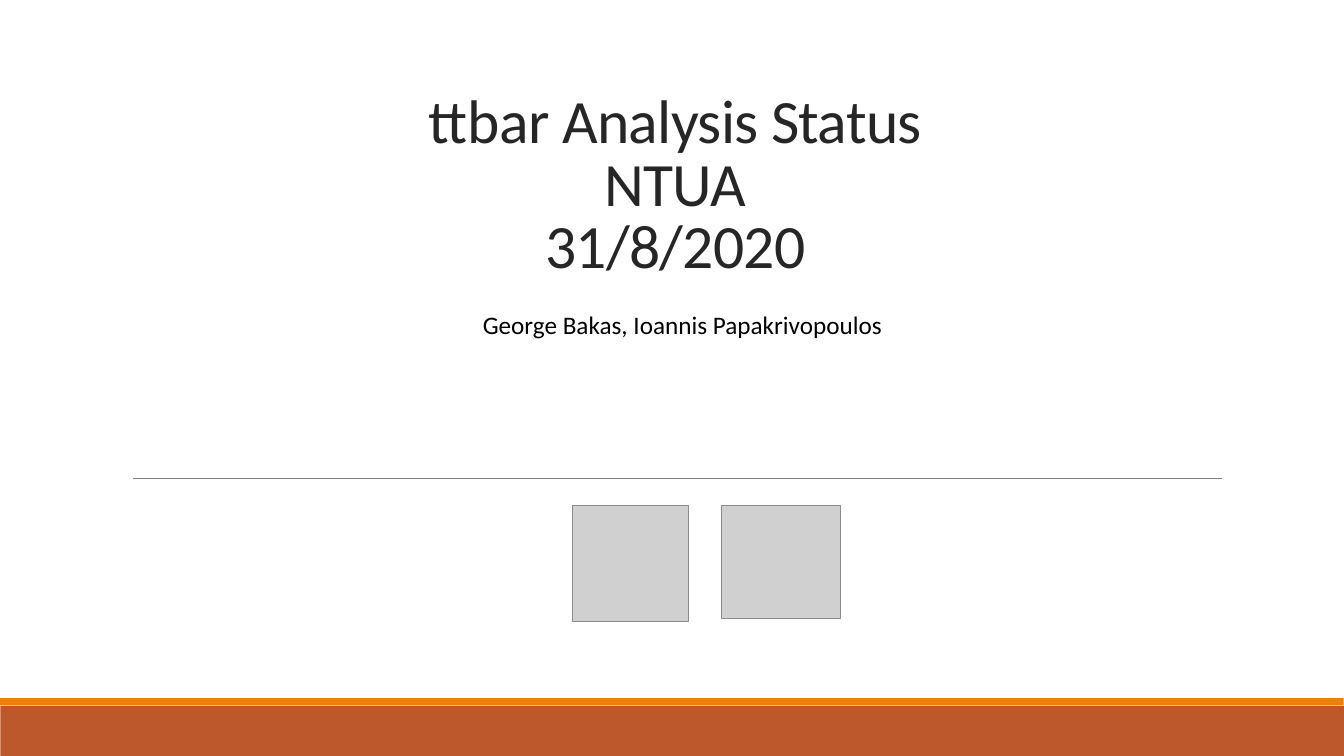
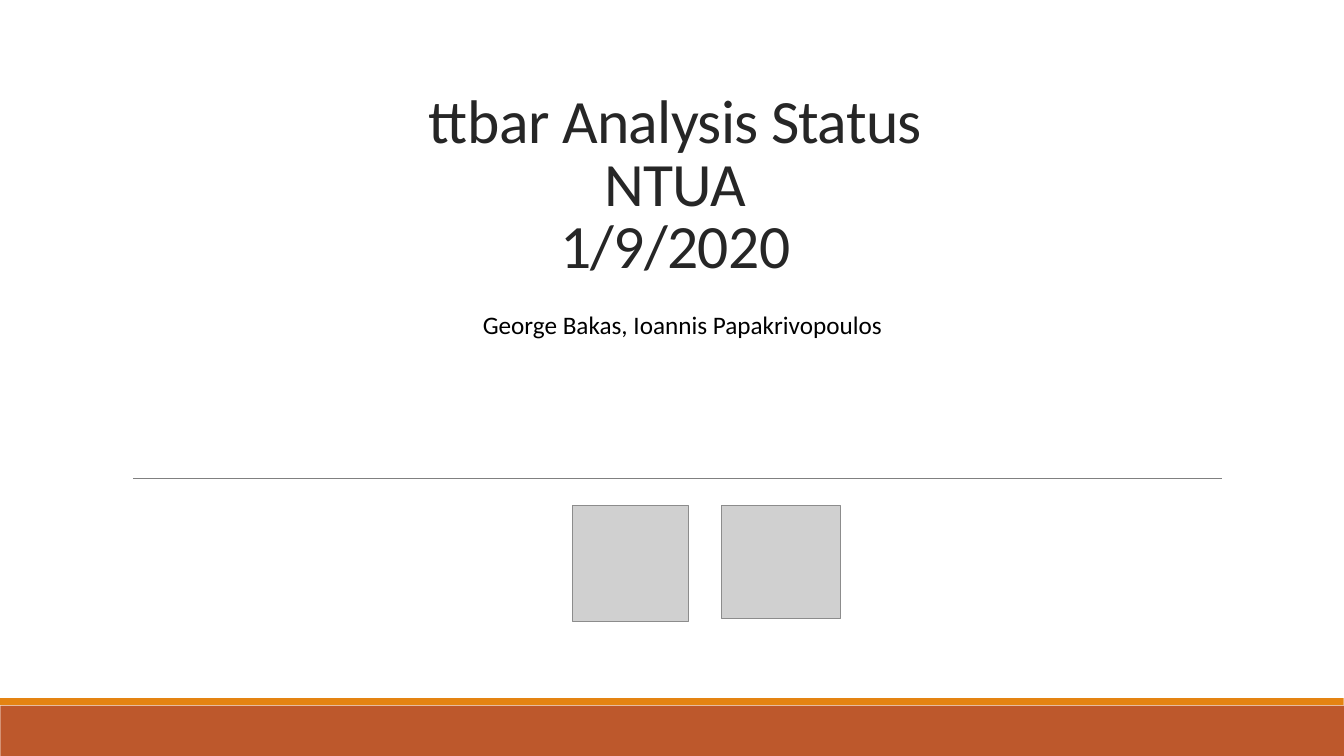
Before and after one commit to georgebakas/HEP-NTUA, a slide deck: slide 1 of Documents for Progress/AnalysisStatus_31August2020.pptx. Drawn at 1344x756 pixels with LibreOffice and Linux fonts; fonts in the diff are those of the drawing; grey boxes stand for pictures. Boxes give left, top, right and bottom in pixels: in the first picture for what was removed or moved away, otherwise in the second. Text is boxed around its words. In the diff, an @@ line names an element or a change of style, - is before the commit and + after.

```diff
--- a/Documents for Progress/AnalysisStatus_31August2020.pptx
+++ b/Documents for Progress/AnalysisStatus_31August2020.pptx
@@ title at <box>429,100,922,271</box>: text changed @@
-ttbar Analysis Status
-NTUA
-31/8/2020
+ttbar Analysis Status
+NTUA
+1/9/2020
```
Also in this commit, not shown: 35 other slides changed, 1 slide added, 14 other files.
